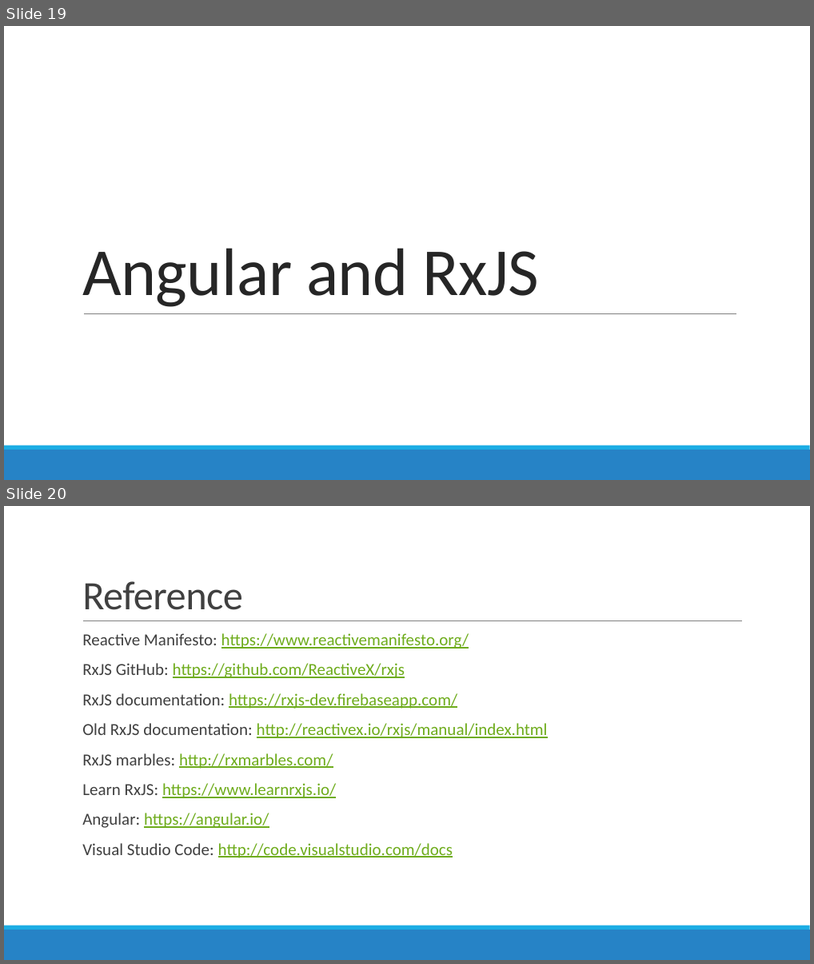
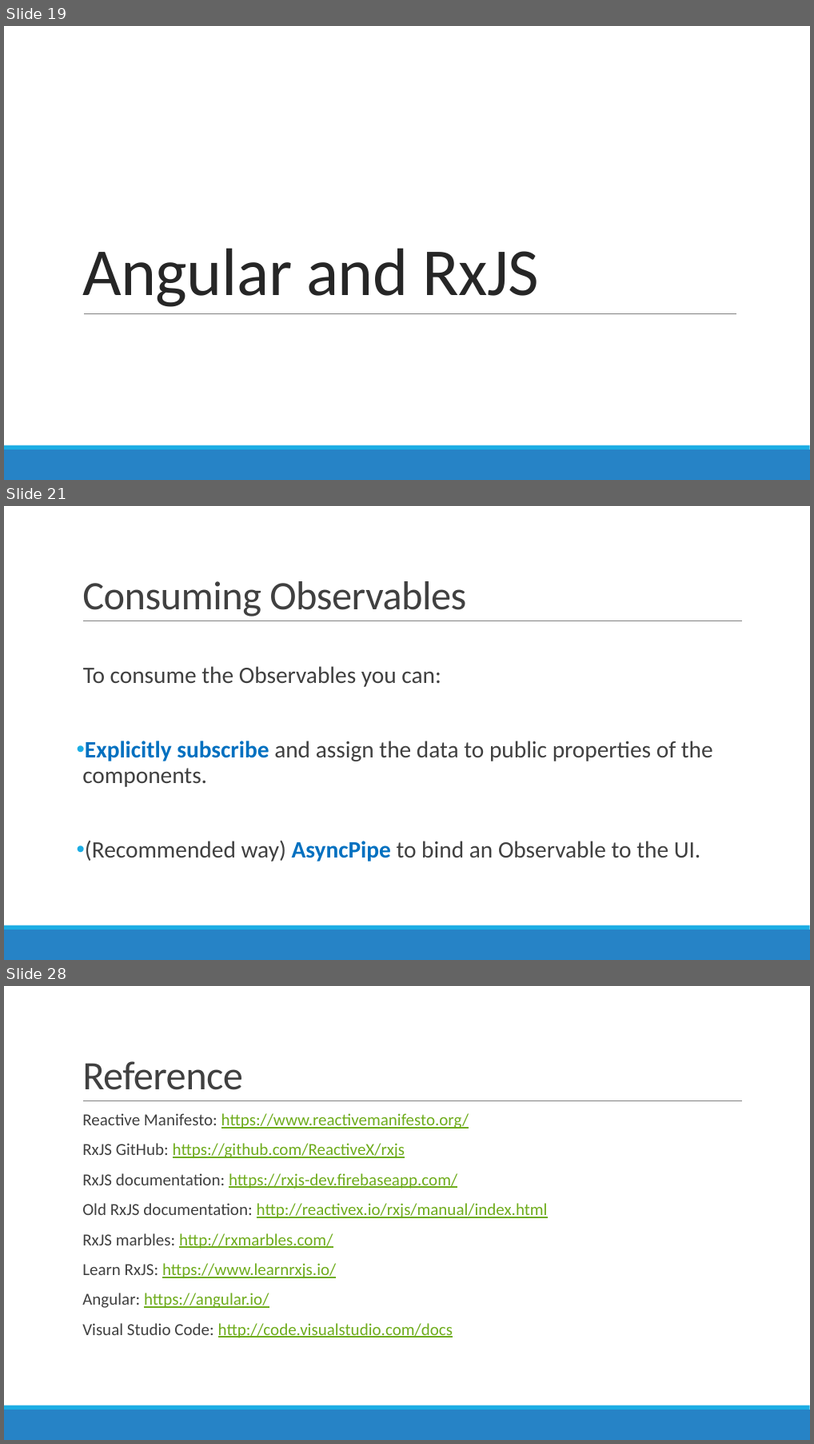
Before and after one commit to AGiorgetti/rxjs101, a slide deck: ReactiveProgramming_RxJS.pptx. Shown one above the other, each under a label of ours: slides 19 and 20 before the commit, slides 19, 21 and 28 after it; the slides between them are not shown. The pictures are 814x964 and 814x1444 pixels, drawn with LibreOffice and Linux fonts; fonts in the diff are those of the drawing. Boxes give left, top, right and bottom in pixels: in the first picture for what was removed or moved away, otherwise in the second. Text is boxed around its words. In the diff, an @@ line names an element or a change of style, - is before the commit and + after.

```diff
--- a/ReactiveProgramming_RxJS.pptx
+++ b/ReactiveProgramming_RxJS.pptx
@@ slide 21 added at bbox=[4, 506, 810, 960], background #FFFFFF; not listed: 3 template elements that a slide beside it also shows @@
@@ title added at bbox=[82, 581, 466, 616], 48 pt, text #404040 @@
+Consuming Observables
@@ text added at bbox=[82, 666, 714, 861], 28 pt, text #404040 @@
+  To consume the Observables you can:
+• Explicitly subscribe and assign the data to public properties of the components.
+• (Recommended way) AsyncPipe to bind an Observable to the UI.
@@ what was slide 20 is now slide 28 @@
```
Also in this commit, not shown: 1 slide changed, 7 other slides added, 7 other files.
